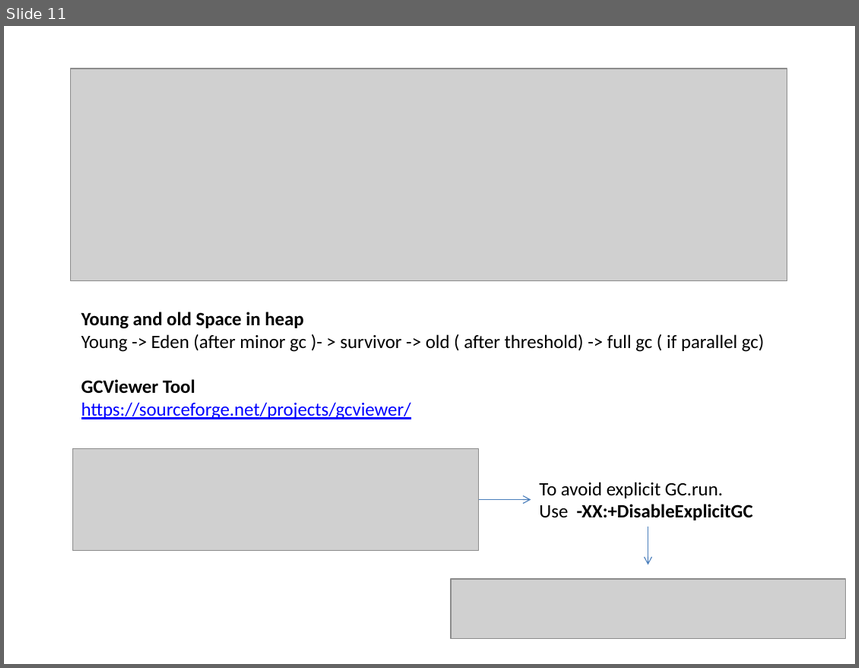
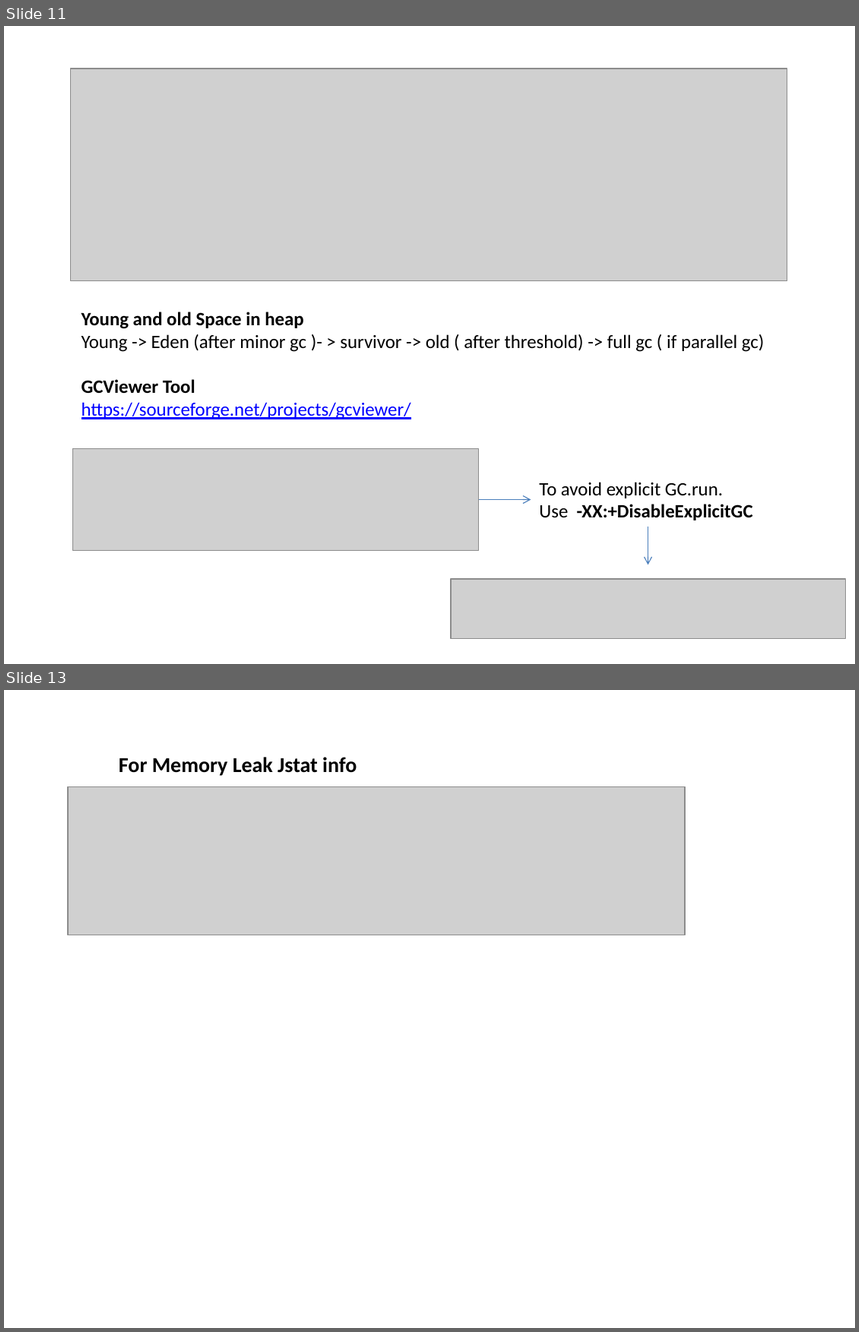
Before and after one commit to mdparthi/JavaPerformanceTuning, a slide deck: JPTInfo.pptx. Shown one above the other, each under a label of ours: slide 11 before the commit, slides 11 and 13 after it; the slides between them are not shown. The pictures are 859x668 and 859x1332 pixels, drawn with LibreOffice and Linux fonts; fonts in the diff are those of the drawing; grey boxes stand for pictures. Boxes give left, top, right and bottom in pixels: in the first picture for what was removed or moved away, otherwise in the second. Text is boxed around its words. In the diff, an @@ line names an element or a change of style, - is before the commit and + after.

```diff
--- a/JPTInfo.pptx
+++ b/JPTInfo.pptx
@@ slide 13 added at [4,690,855,1328], background #FFFFFF @@
@@ text added at [119,757,357,776], 18 pt, text #000000, bold @@
+For Memory Leak Jstat info
@@ picture added at [68,787,685,935] @@
```
Also in this commit, not shown: 1 slide changed, 13 other files.
